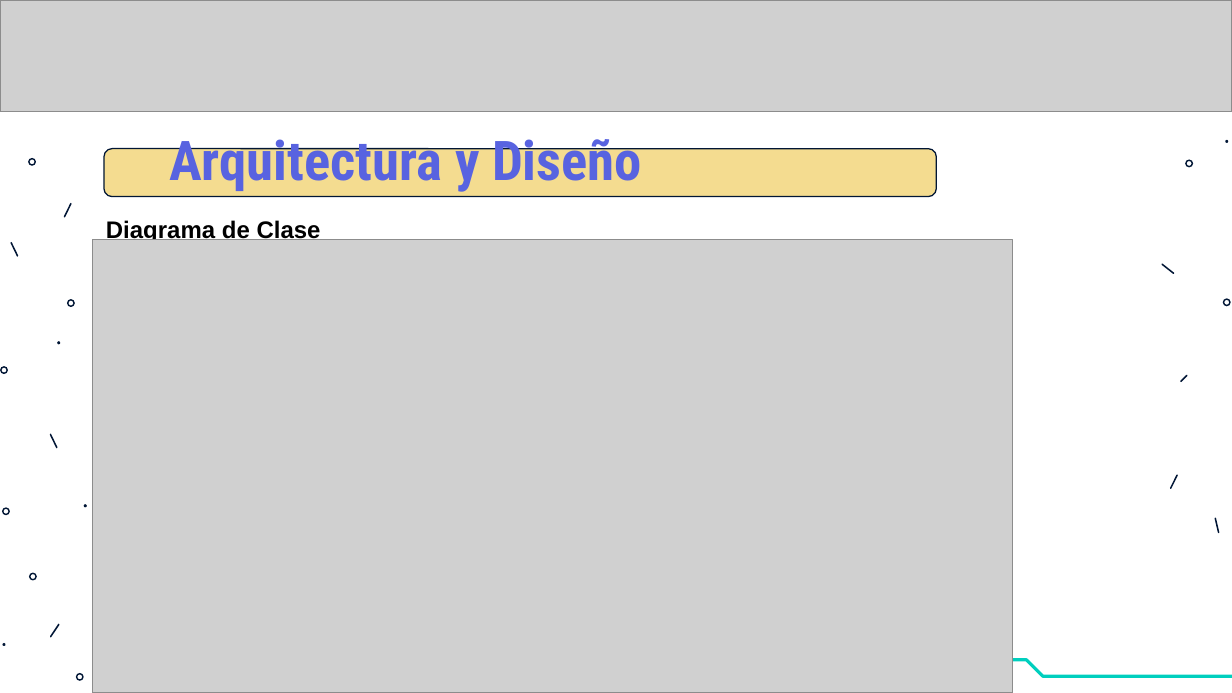
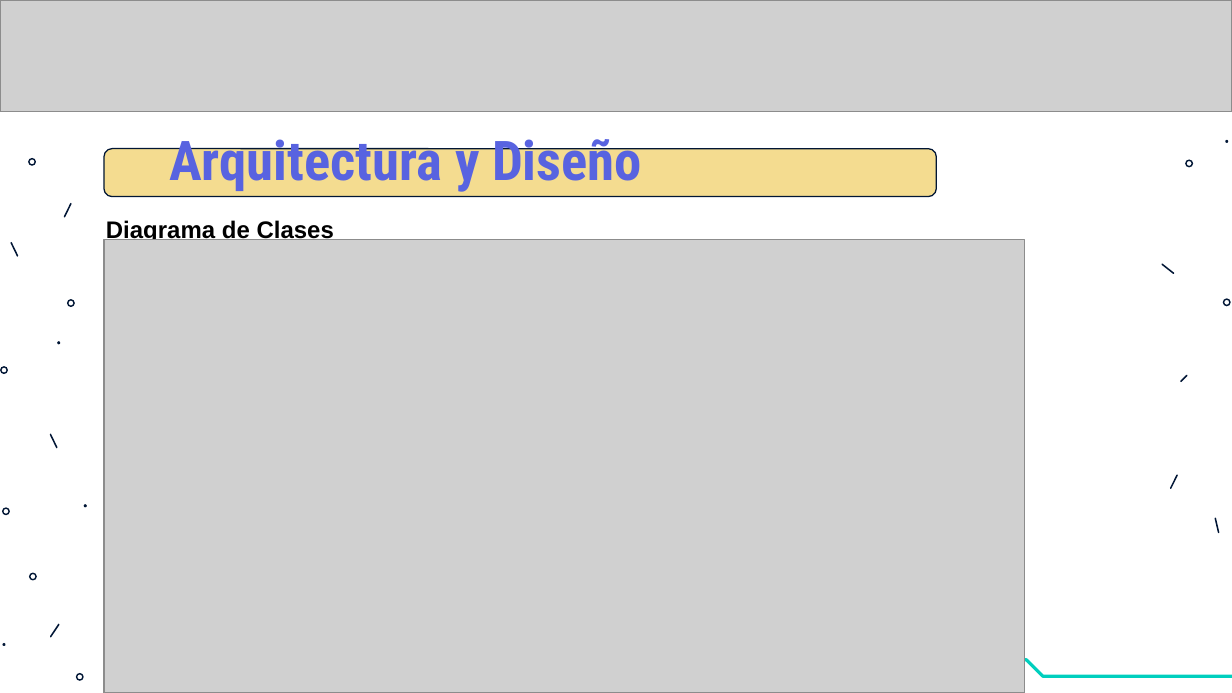
Before and after one commit to Los-Picateclas-ECI/Proyecto-ARSW-MarketHub-2021-1, a slide deck: slide 7 of Documentacion/PropuestoDelProyecto2.pptx. Drawn at 1232x693 pixels with LibreOffice and Linux fonts; fonts in the diff are those of the drawing; grey boxes stand for pictures. Boxes give left, top, right and bottom in pixels: in the first picture for what was removed or moved away, otherwise in the second. Text is boxed around its words. In the diff, an @@ line names an element or a change of style, - is before the commit and + after.

```diff
--- a/Documentacion/PropuestoDelProyecto2.pptx
+++ b/Documentacion/PropuestoDelProyecto2.pptx
@@ text at (x1=106, y1=219, x2=334, y2=240): text changed @@
-Diagrama de Clase
+Diagrama de Clases
@@ picture moved from (x1=92, y1=240, x2=1013, y2=693) to (x1=103, y1=240, x2=1024, y2=693) @@
```
Also in this commit, not shown: 3 other files.
